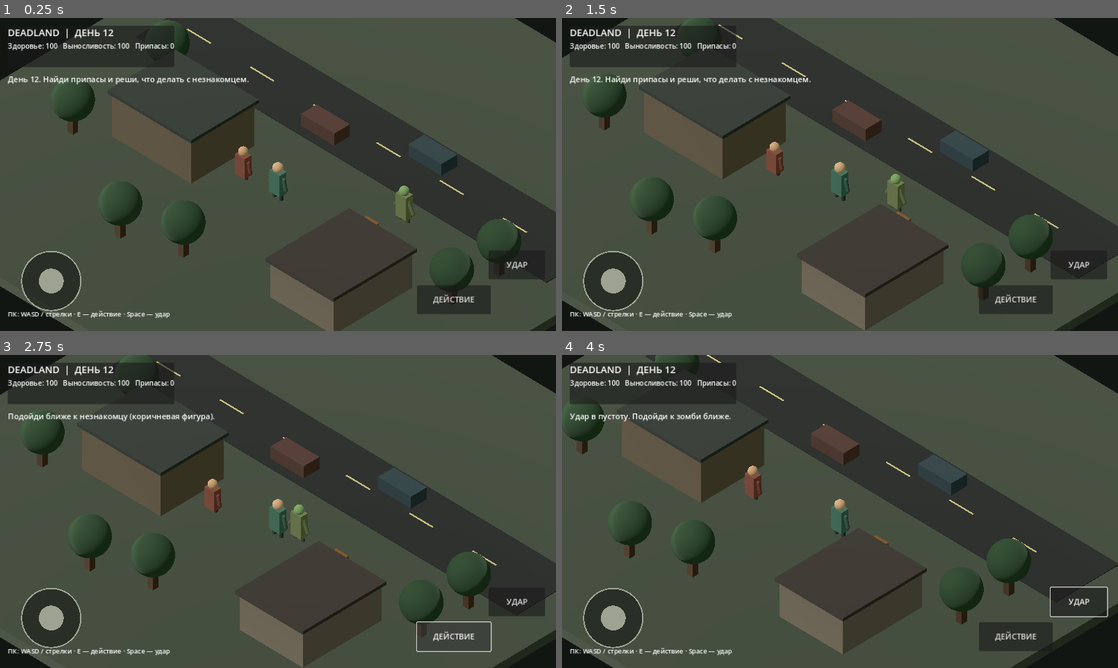
Above: before the commit, frames 1-4 (two rows, left to right).
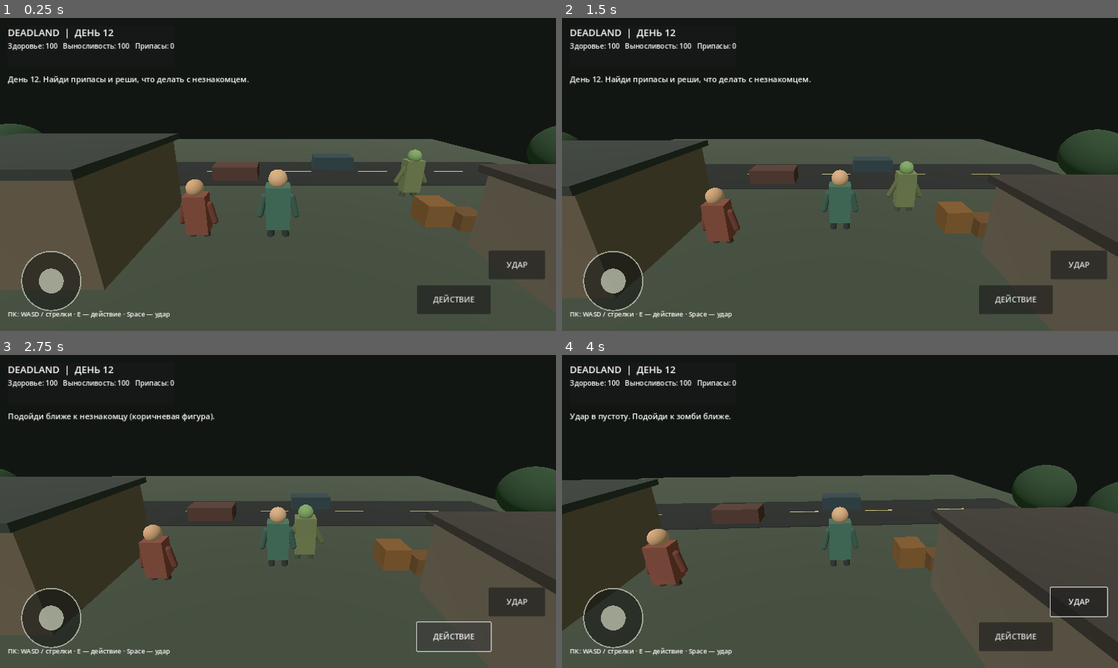
Above: after the commit, the same moments.

Repository: mapsmax32-ui/Deadland
Game: Godot game, scene res://Main.tscn
The game is run twice, just before and just after one commit, with the same random seed, the same clock (stepped at 60 frames per second) and the same inputs.
Inputs (mouse positions are in pixels of both pictures, inside the frame that each line leads up to):
- Up to frame 1 (0.25 s): no input
- Up to frame 2 (1.5 s): tap Enter at 0.5 s; drag from (612, 280) to (895, 105) at 0.52 s; drag from (728, 190) to (812, 237) at 1.27 s
- Up to frame 3 (2.75 s): click "ДЕЙСТВИЕ" at 2 s
- Up to frame 4 (4 s): click "УДАР" at 2.75 s; tap Space (attack) at 3.5, 3.6 s; move the mouse to (895, 442) at 3.52 s; hold D (move_right) from 3.53 s (still down)

The runs differ from the first frame. In frame 1, 54% of the frame differs, in the area x 0-100%, y 0-100%; in frame 2, 54%; in frame 3, 54%; in frame 4, 54%.

Commit message:
Add third-person perspective camera for PC

Diff:
--- a/scripts/main.gd
+++ b/scripts/main.gd
@@ -93,16 +93,13 @@
     shape.height = 1.6
     col.shape = shape
     player.add_child(col)
-    var cam := Camera3D.new()
-    cam.name = "Camera3D"
-    cam.projection = Camera3D.PROJECTION_ORTHOGONAL
-    cam.size = 14
-    cam.position = Vector3(9, 10, 9)
-    player.add_child(cam)
-    cam.position = Vector3(9, 10, 9)
-    cam.look_at(player.global_position + Vector3(0, 0.5, 0), Vector3.UP)
-    cam.current = true
-    camera = cam
+    camera = Camera3D.new()
+    camera.name = "ThirdPersonCamera"
+    camera.projection = Camera3D.PROJECTION_PERSPECTIVE
+    camera.fov = 68.0
+    add_child(camera)
+    camera.current = true
+    _update_camera()
 
 func _make_zombie() -> void:
     zombie = CharacterBody3D.new()
@@ -207,7 +204,12 @@
     root.add_child(attack_button)
 
 func _update_camera() -> void:
-    pass
+    if not is_instance_valid(player) or not is_instance_valid(camera):
+        return
+    var target := player.global_position + Vector3(0, 1.0, 0)
+    var desired := player.global_position + Vector3(0, 3.2, 6.5)
+    camera.global_position = camera.global_position.lerp(desired, 0.14)
+    camera.look_at(target, Vector3.UP)
 
 func _update_zombie(delta: float) -> void:
     if not is_instance_valid(zombie) or not is_instance_valid(player):
